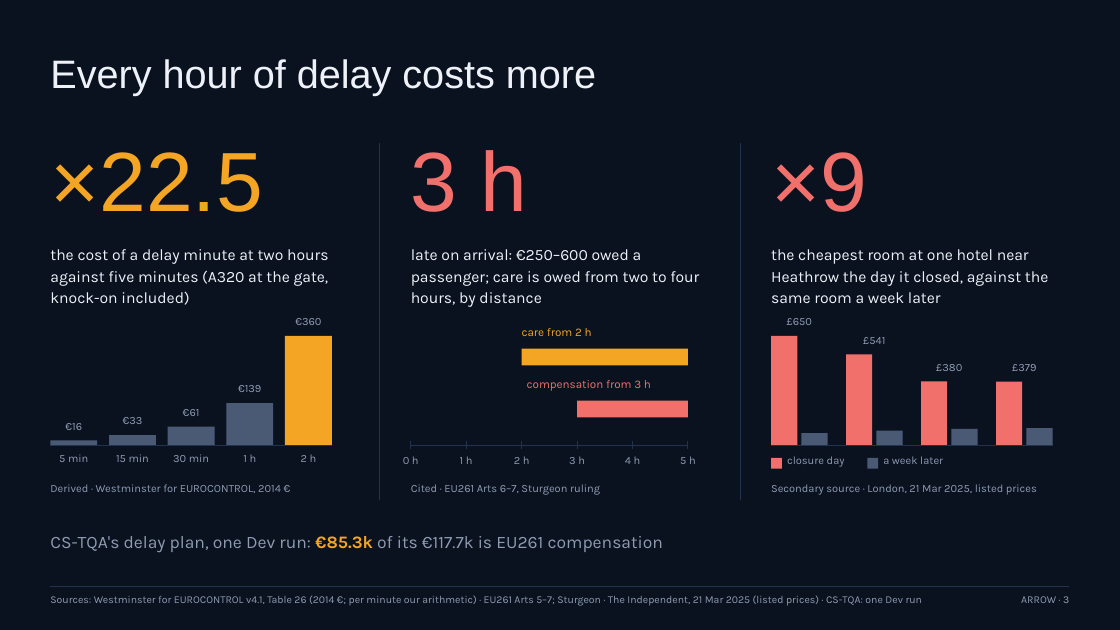
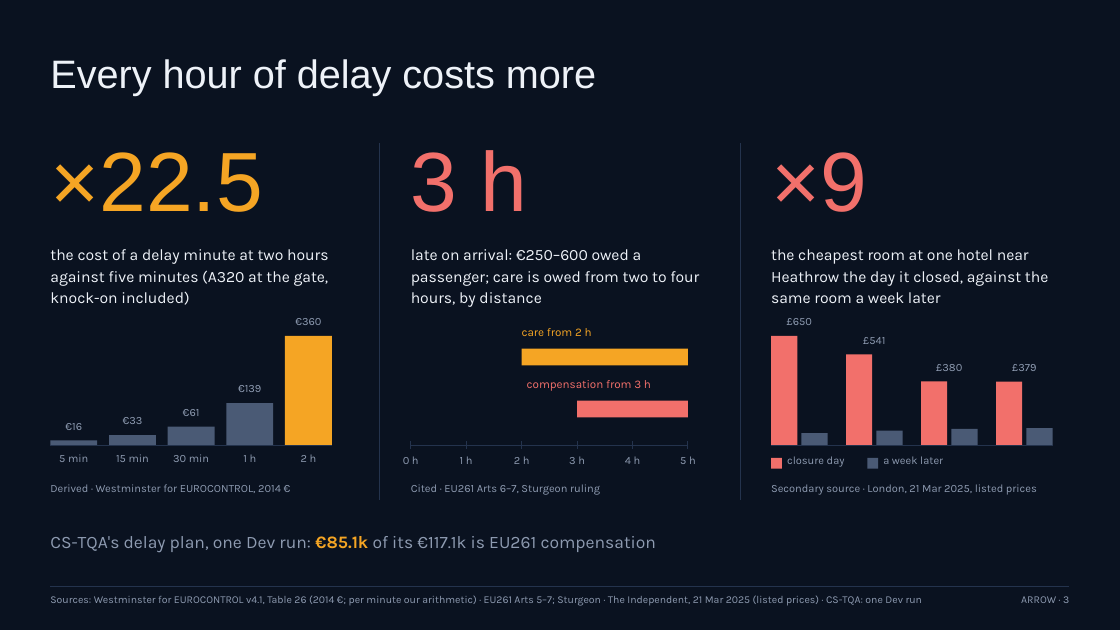
Before and after one commit to simonm43/agentic-airline-disruption-recovery, a slide deck: slide 3 of docs/presentation/arrow-executive-briefing.pptx. Drawn at 1120x630 pixels with LibreOffice and Linux fonts; fonts in the diff are those of the drawing. Boxes give left, top, right and bottom in pixels: in the first picture for what was removed or moved away, otherwise in the second. Text is boxed around its words. In the diff, an @@ line names an element or a change of style, - is before the commit and + after.

```diff
--- a/docs/presentation/arrow-executive-briefing.pptx
+++ b/docs/presentation/arrow-executive-briefing.pptx
@@ text at [50,536,656,552]: text changed @@
-CS-TQA's delay plan, one Dev run: €85.3k of its €117.7k is EU261 compensation
+CS-TQA's delay plan, one Dev run: €85.1k of its €117.1k is EU261 compensation
```
Also in this commit, not shown: 5 other slides changed, 1 other file.
